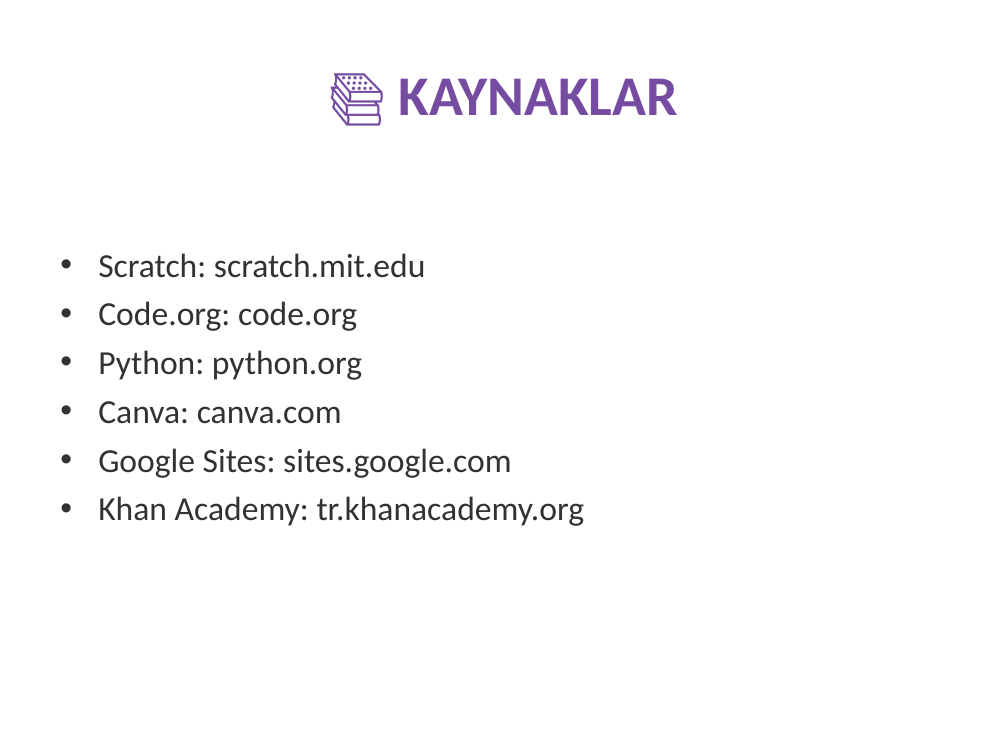
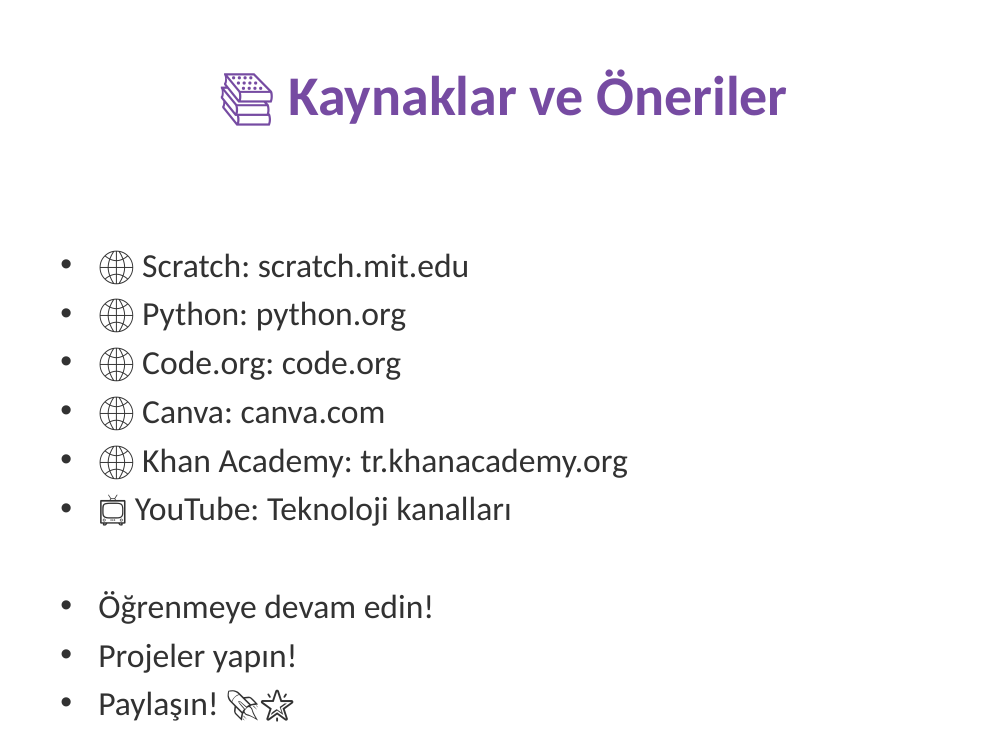
Before and after one commit to fikirkasi-arch/BST, a slide deck: slide 35 of sunumlar/6-SINIF-FULL-SUNUM.pptx (slide 38 before the commit). Drawn at 1008x756 pixels with LibreOffice and Linux fonts; fonts in the diff are those of the drawing. Boxes give left, top, right and bottom in pixels: in the first picture for what was removed or moved away, otherwise in the second. Text is boxed around its words. In the diff, an @@ line names an element or a change of style, - is before the commit and + after.

```diff
--- a/sunumlar/6-SINIF-FULL-SUNUM.pptx
+++ b/sunumlar/6-SINIF-FULL-SUNUM.pptx
@@ title at (x1=288, y1=69, x2=787, y2=124): text changed @@
-📚 KAYNAKLAR
+📚 Kaynaklar ve Öneriler
@@ text at (x1=98, y1=253, x2=628, y2=673): text changed @@
-• Scratch: scratch.mit.edu
-• Code.org: code.org
-• Python: python.org
-• Canva: canva.com
-• Google Sites: sites.google.com
-• Khan Academy: tr.khanacademy.org
+• 🌐 Scratch: scratch.mit.edu
+• 🌐 Python: python.org
+• 🌐 Code.org: code.org
+• 🌐 Canva: canva.com
+• 🌐 Khan Academy: tr.khanacademy.org
+• 📺 YouTube: Teknoloji kanalları
+• Öğrenmeye devam edin!
+• Projeler yapın!
+• Paylaşın! 🚀🌟
```
Also in this commit, not shown: 22 other slides changed, 6 slides added, 10 slides removed, 3 other files.
